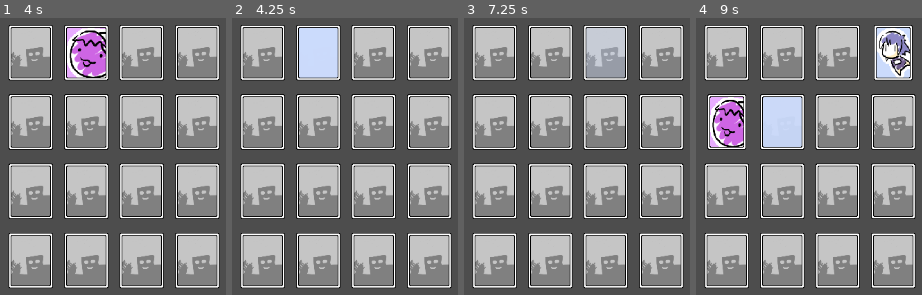
Above: before the commit, frames 1-4 (left to right).
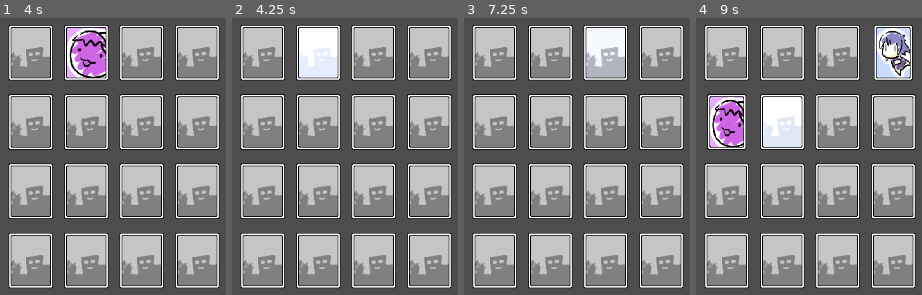
Above: after the commit, the same moments.

Repository: syun77/gd_memory
Game: Godot game, scene res://Main.tscn
Same seed, same stepped clock (60 frames per second), same inputs: the game is played once before the commit and once after it.
Inputs (mouse positions are in pixels of both pictures, inside the frame that each line leads up to):
- Up to frame 1 (4 s): tap Enter at 0.5 s; move the mouse to (31, 54) at 0.52 s; click (31, 54) at 0.6 s; tap R (reset) every 0.75 s from 1.25 to 3.5 s; move the mouse to (85, 54) at 1.27 s; click (85, 54) at 1.35 s; click (85, 54) at 2.1 s; click (85, 54) at 2.85 s; click (85, 54) at 3.6 s
- Up to frame 2 (4.25 s): tap R (reset) at 4.15 s
- Up to frame 3 (7.25 s): click (549, 54) at 4.35 s; tap R (reset) at 5 s; move the mouse to (606, 54) at 5.02 s; click (606, 54) at 5.1 s; move the mouse to (549, 54) at 5.77 s; click (549, 54) at 5.85 s; move the mouse to (606, 54) at 6.52 s; click (606, 54) at 6.6 s
- Up to frame 4 (9 s): move the mouse to (892, 54) at 7.27 s; click (892, 54) at 7.35 s; move the mouse to (727, 123) at 8.02 s; click (727, 123) at 8.1 s; move the mouse to (781, 123) at 8.77 s; click (781, 123) at 8.85 s

Frame 1 is identical in both runs. In frame 2, 3.0% of the frame differs, in the area x 29-47%, y 3-22%; in frame 3, 3.0%; in frame 4, 3.1%, in the area x 29-47%, y 28-47%.

Commit message:
マッチしたときの演出を実装

Diff:
--- a/gd_memory/Main.gd
+++ b/gd_memory/Main.gd
@@ -120,6 +120,9 @@
 	# そろっていないカードを揺らす.
 	_foreach_front_cards(false, func(card:Card): card.shake())
 
+	# そろっていたらマッチ演出する.
+	_foreach_front_cards(true, func(card:Card): card.start_match())
+
 	print(_front_cnts)
 
 	_state = eState.WAIT2
--- a/gd_memory/src/Card.gd
+++ b/gd_memory/src/Card.gd
@@ -11,6 +11,7 @@
 const TIME_ROTATE = 0.15 # ひっくり返る時間.
 const TIME_VANISH = 0.5 # 消滅時間.
 const TIME_SHAKE = 0.5 # 揺れ時間.
+const TIME_MATCH = 0.5 # マッチしたときの演出時間.
 
 ## カードID.
 enum eId {
@@ -65,6 +66,8 @@
 var _delay_timer = 0.0
 ## 揺れ時間.
 var _shake_timer = 0.0
+## そろったときの演出タイマー.
+var _match_timer = 0.0
 
 # --------------------------------------------
 # public functions.
@@ -81,6 +84,10 @@
 ## 揺れ開始.
 func shake() -> void:
 	_shake_timer = TIME_SHAKE
+
+## そろった演出開始.
+func start_match() -> void:
+	_match_timer = TIME_MATCH
 
 ## 消滅する.
 func vanish() -> void:
@@ -121,6 +128,11 @@
 
 	# 点滅タイマー更新.
 	_blink_timer += delta
+
+	if _match_timer > 0.0:
+		# マッチしたときの演出.
+		_match_timer -= delta
+		_update_match()
 
 	if _delay_timer > 0.0:
 		# 待ち処理.
@@ -200,6 +212,17 @@
 	# フラグに対応した回転処理を行う.
 	_update_flip(is_back_card, rot_rate)
 
+## 更新 > マッチしたときの演出.
+func _update_match() -> void:
+	var rate = _match_timer / TIME_MATCH
+	if rate < 0:
+		_white.visible = false
+		return
+
+	_white.visible = true
+	_white.modulate = Color.YELLOW
+	_white.modulate.a = 0.5 * abs(sin(rate * PI/2))
+
 ## 更新 > ひっくり返す.
 func _update_flip(is_back_card:bool, rot_rate:float) -> void:
 	# 表・裏のスプライトを非表示.
@@ -222,7 +245,7 @@
 		# 選択していたら点滅する.
 		_white.visible = true
 		_white.modulate = Color.WHITE
-		_white.modulate.a = 0.2 + 0.8 * abs(sin(_blink_timer * 2))
+		_white.modulate.a = 0.2 + 0.3 * abs(sin(_blink_timer * 2))
 	else:
 		# 選択していなかったらフェードアウトする.
 		if _white.modulate.a > 0:
--- a/gd_memory/src/Card.tscn
+++ b/gd_memory/src/Card.tscn
@@ -8,10 +8,14 @@
 [sub_resource type="RectangleShape2D" id="RectangleShape2D_6d6pj"]
 size = Vector2(64, 80)
 
+[sub_resource type="CanvasItemMaterial" id="CanvasItemMaterial_53ym3"]
+blend_mode = 1
+
 [sub_resource type="LabelSettings" id="LabelSettings_fq21a"]
 font = ExtResource("4_c256a")
 
 [node name="Card" type="Area2D"]
+position = Vector2(0, -1)
 script = ExtResource("1_qn6ch")
 
 [node name="Back" type="Sprite2D" parent="."]
@@ -26,6 +30,7 @@
 
 [node name="White" type="Sprite2D" parent="."]
 visible = false
+material = SubResource("CanvasItemMaterial_53ym3")
 texture = ExtResource("3_50rix")
 
 [node name="Label" type="Label" parent="."]
Not shown: 1 places in gd_memory/src/Card.tscn that only renumber resources
